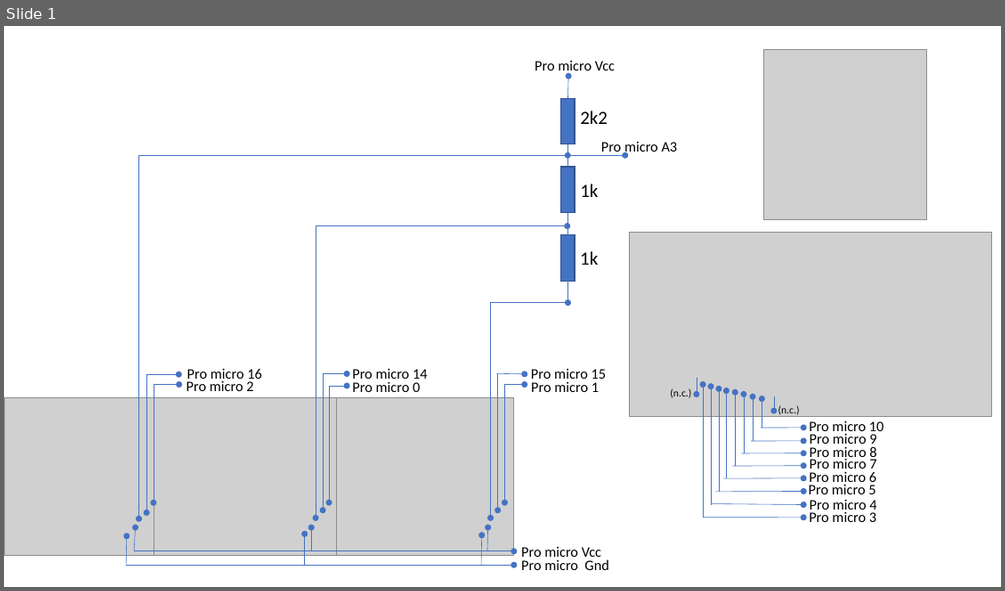
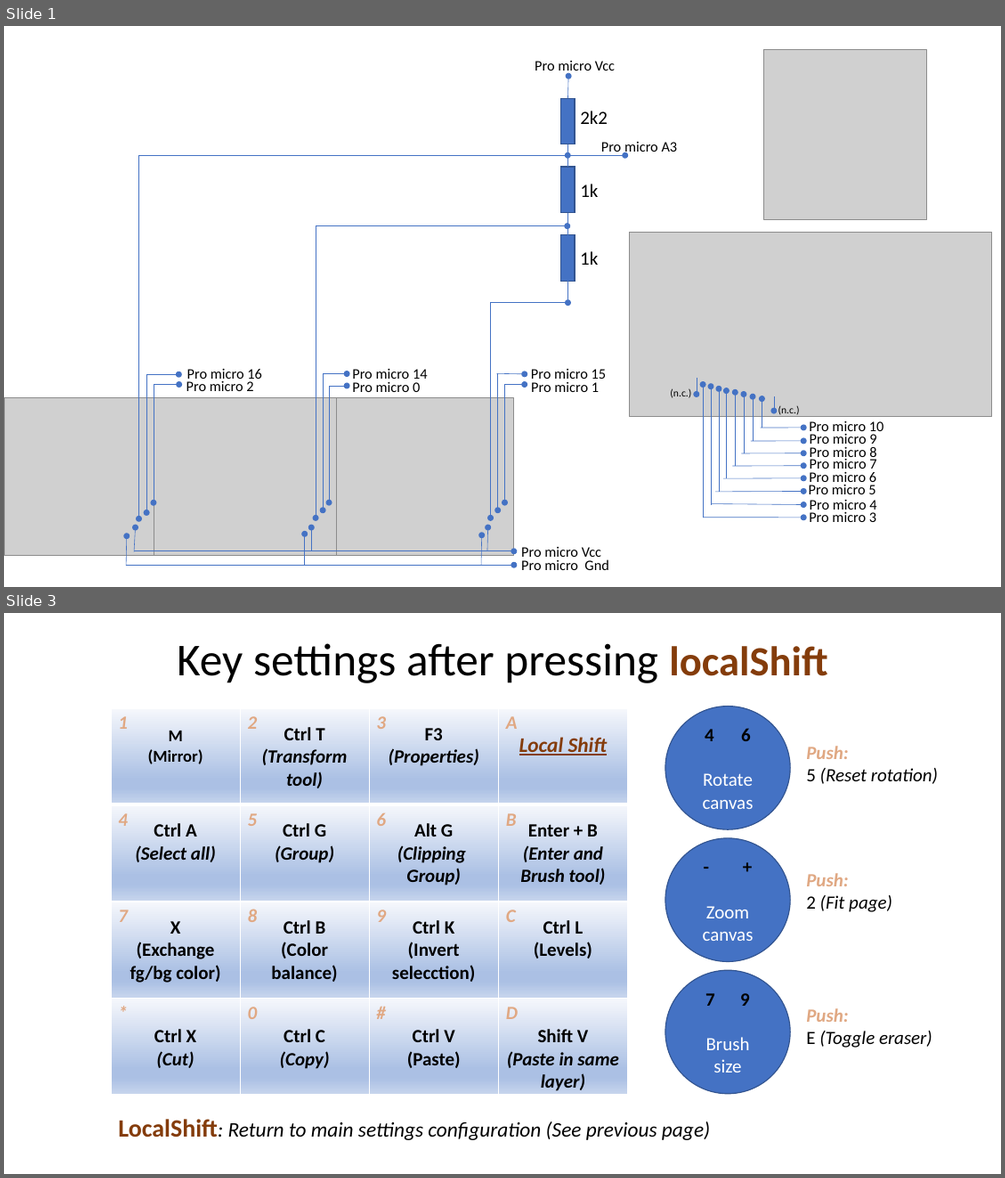
Before and after one commit to Alonsog2/InputDeviceForDrawingTablet, a slide deck: DOC/Esquema.pptx. Shown one above the other, each under a label of ours: slide 1 before the commit, slides 1 and 3 after it; the slides between them are not shown. The pictures are 1005x591 and 1005x1178 pixels, drawn with LibreOffice and Linux fonts; fonts in the diff are those of the drawing; grey boxes stand for pictures. Boxes give left, top, right and bottom in pixels: in the first picture for what was removed or moved away, otherwise in the second. Text is boxed around its words. In the diff, an @@ line names an element or a change of style, - is before the commit and + after.

Commit message:
act doc and settings

```diff
--- a/DOC/Esquema.pptx
+++ b/DOC/Esquema.pptx
@@ slide 3 added at [4, 613, 1001, 1174], background #FFFFFF @@
@@ title added at [177, 643, 827, 683], 44 pt, text #000000 @@
+Key settings after pressing localShift
@@ table added at [111, 708, 628, 1094], 4 rows, 4 columns @@
+1 | 2 | 3 | A
+4 | 5 | 6 | B
+7 | 8 | 9 | C
+* | 0 | # | D
@@ table added at [111, 709, 628, 1119], 4 rows, 4 columns @@
+M / (Mirror) | Ctrl T / (Transform tool) | F3 / (Properties) | Local Shift
+Ctrl A / (Select all) | Ctrl G / (Group) | Alt G / (Clipping Group) | Enter + B / (Enter and Brush tool)
+X / (Exchange fg/bg color) | Ctrl B / (Color balance) | Ctrl K / (Invert selecction) | Ctrl L / (Levels)
+Ctrl X / (Cut) | Ctrl C / (Copy) | Ctrl V / (Paste) | Shift V / (Paste in same layer)
@@ ellipse added at [666, 706, 791, 830], fill #4472C4, outline #325491 1 pt, 18 pt, text #FFFFFF @@
+4 6
+Rotate
+canvas
@@ text added at [806, 746, 938, 784], 18 pt, text #000000, italic @@
+Push:
+5 (Reset rotation)
@@ ellipse added at [666, 838, 791, 962], fill #4472C4, outline #325491 1 pt, 18 pt, text #FFFFFF @@
+- +
+Zoom
+canvas
@@ text added at [806, 873, 892, 912], 18 pt, text #000000, italic @@
+Push:
+2 (Fit page)
@@ ellipse added at [666, 971, 791, 1094], fill #4472C4, outline #325491 1 pt, 18 pt, text #FFFFFF @@
+7 9
+Brush size
@@ text added at [806, 1008, 932, 1047], 18 pt, text #000000, italic @@
+Push:
+E (Toggle eraser)
@@ text added at [118, 1119, 710, 1140], 20 pt, text #000000, italic @@
+LocalShift: Return to main settings configuration (See previous page)
```
Also in this commit, not shown: 1 slide changed, 2 other files.
